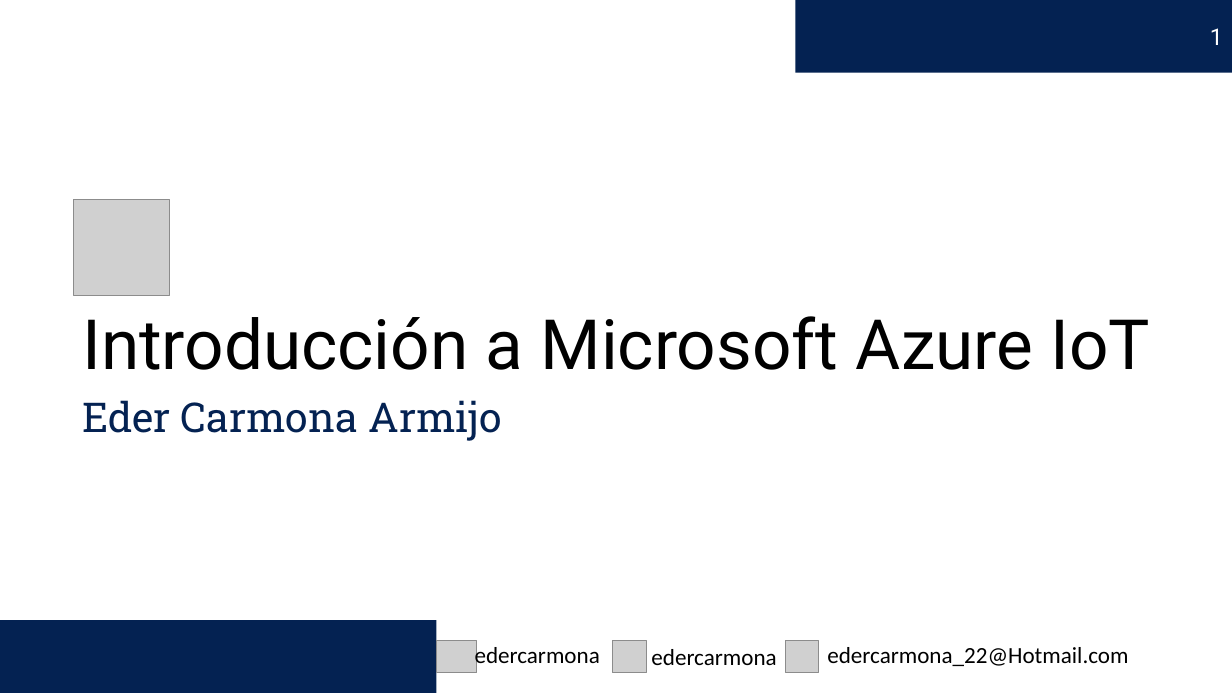
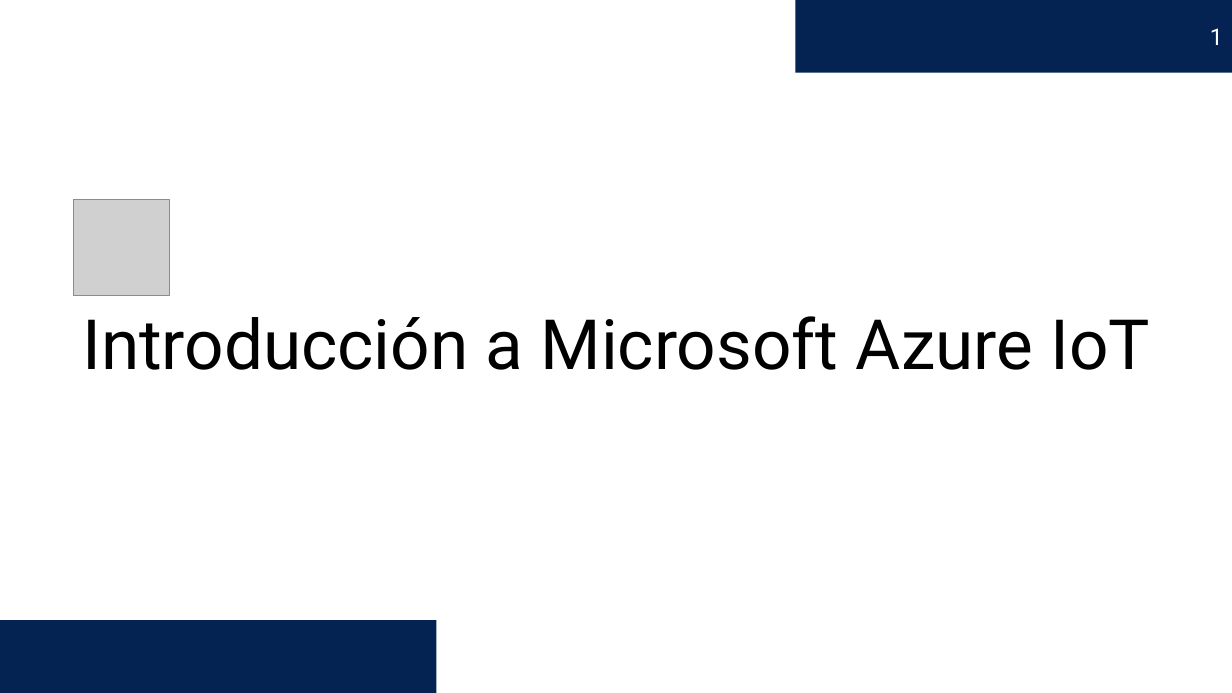
Before and after one commit to edercarmona/AzureIoT, a slide deck: slide 1 of Introducción a Microsoft Azure IoT.pptx. Drawn at 1232x693 pixels with LibreOffice and Linux fonts; fonts in the diff are those of the drawing; grey boxes stand for pictures. Boxes give left, top, right and bottom in pixels: in the first picture for what was removed or moved away, otherwise in the second. Text is boxed around its words. In the diff, an @@ line names an element or a change of style, - is before the commit and + after.

```diff
--- a/Introducción a Microsoft Azure IoT.pptx
+++ b/Introducción a Microsoft Azure IoT.pptx
@@ text removed at box(82, 400, 501, 441) @@
-Eder Carmona Armijo
@@ picture removed at box(436, 640, 477, 673) @@
@@ text removed at box(475, 643, 600, 669) @@
-edercarmona
@@ picture removed at box(613, 640, 647, 673) @@
@@ text removed at box(651, 649, 776, 665) @@
-edercarmona
@@ picture removed at box(786, 640, 818, 673) @@
@@ text removed at box(827, 647, 1128, 666) @@
-edercarmona_22@Hotmail.com
```
Also in this commit, not shown: 3 other slides changed, 9 slides added, 40 other files.
